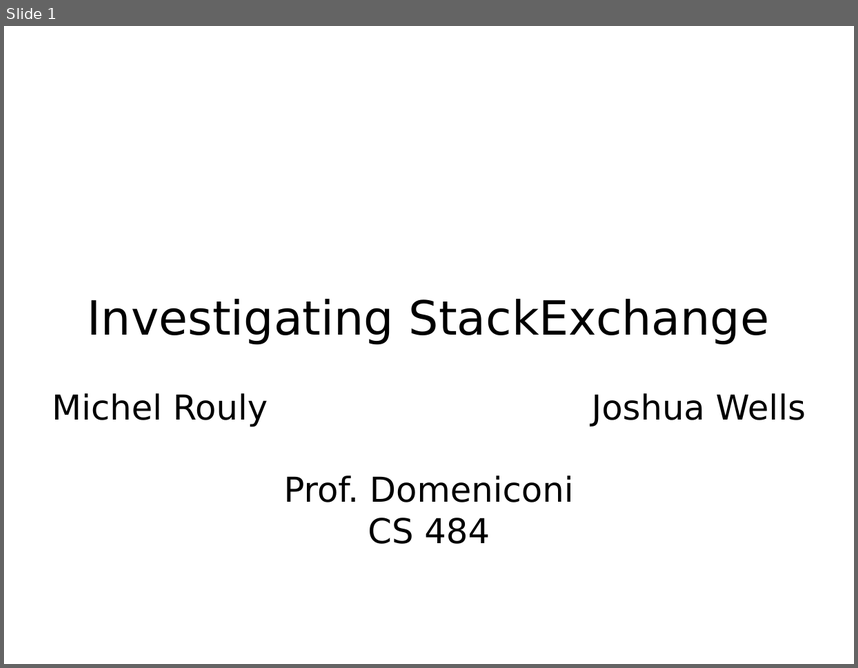
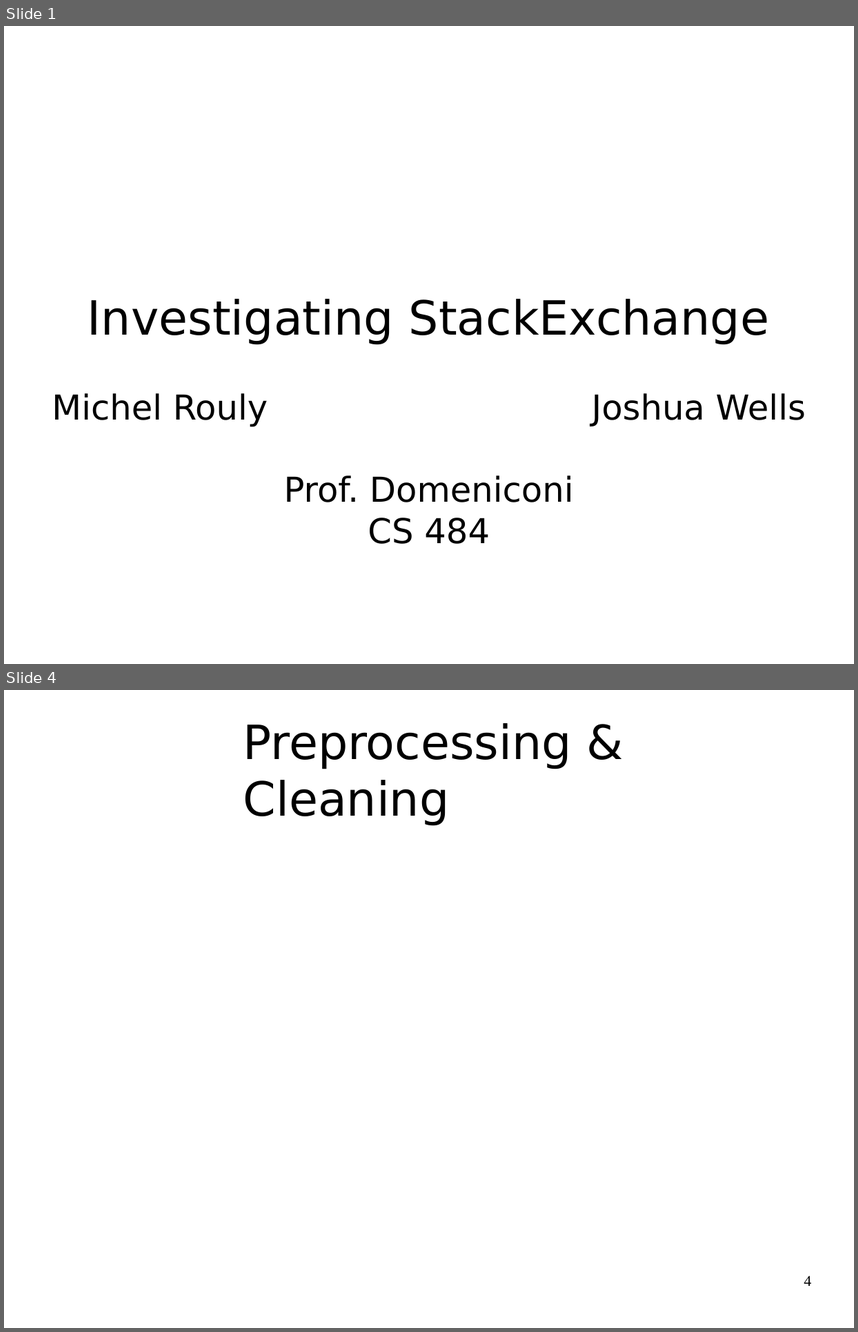
Before and after one commit to jrouly/stackmining, a slide deck: presentation/rouly_wells_presentation.odp. Shown one above the other, each under a label of ours: slide 1 before the commit, slides 1 and 4 after it; the slides between them are not shown. The pictures are 858x668 and 858x1332 pixels, drawn with LibreOffice and Linux fonts; fonts in the diff are those of the drawing; background and template pictures are left out. Boxes give left, top, right and bottom in pixels: in the first picture for what was removed or moved away, otherwise in the second. Text is boxed around its words. In the diff, an @@ line names an element or a change of style, - is before the commit and + after.

```diff
--- a/presentation/rouly_wells_presentation.odp
+++ b/presentation/rouly_wells_presentation.odp
@@ slide 4 added at <box>4,690,854,1328</box>, background #FFFFFF @@
@@ title added at <box>243,723,571,825</box>, 44 pt, text #000000 @@
+Preprocessing & Cleaning
@@ page number added at <box>804,1275,811,1285</box>, 14 pt, text #000000 @@
+4
```
Also in this commit, not shown: 6 other slides added, 1 other file.
